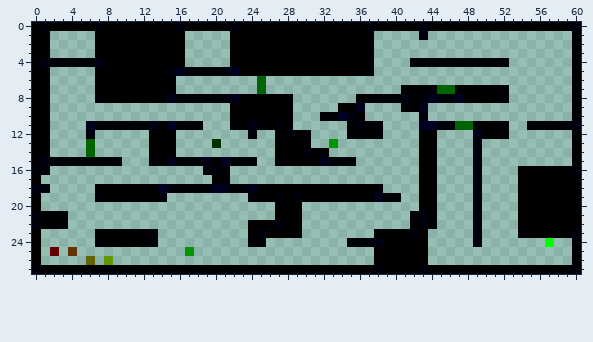
Two states of a pixel-art sprite, The Seekers Way 0.2/Maps/Level4.png. The picture above is the old version.
The file is 61x28 pixels. Colours within 5 levels of each other are drawn and written as one.
After:
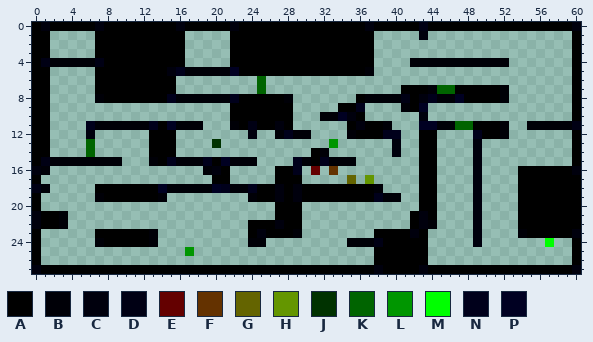
Palette (. is transparent): A #000000  B #000007  C #00000d  D #000014  E #640000  F #643200  G #646400  H #649600  J #003200  K #006400  L #009600  M #00ff00  N #00001b  P #000022
The edit:
y 11: x 38..39 B. -> AB
y 12: x 27..29 ACA -> BNB; x 38..40 B.. -> ANN
y 13: x 27..30 AAAA -> ....; x 40 . -> C
y 14: x 27..30 AAAC -> ....; x 40 . -> C
y 15: x 27..30 BAAA -> ..NB
y 16: x 27..29 ... -> AAN; x 31 . -> E; x 33 . -> F
y 17: x 27..29 ... -> AAA; x 35 . -> G; x 37 . -> H
y 18: x 27 A -> C; x 29 A -> C
y 25: x 2 E -> .; x 4 F -> .
y 26: x 6 G -> .; x 8 H -> .
Where, in picture pixels (left, top, right, bottom), the same in both pictures:
changed: (275, 121, 401, 193)
erased: (50, 247, 113, 265)
